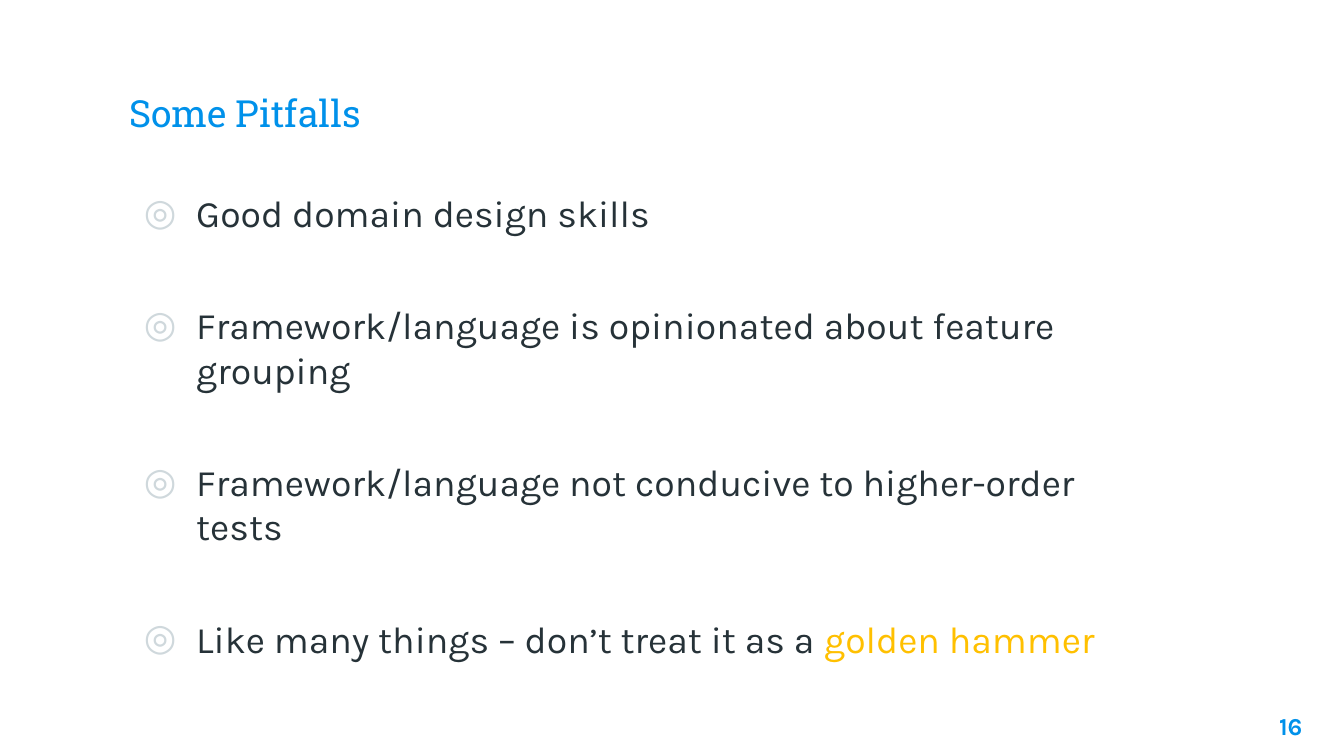
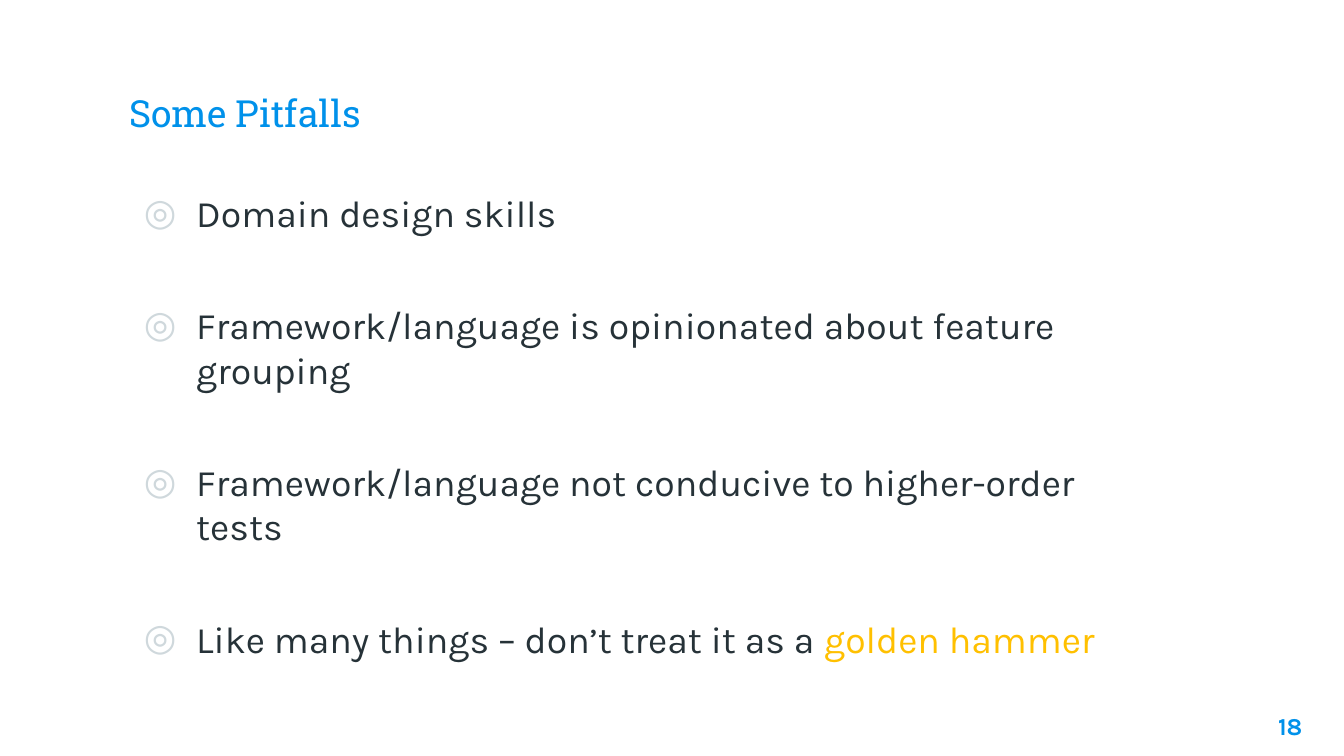
Before and after one commit to benjaminsampica/techtalks, a slide deck: slide 18 of VerticalSliceArchitecture/Vertical Slice Architecture.pptx (slide 16 before the commit). Drawn at 1344x756 pixels with LibreOffice and Linux fonts; fonts in the diff are those of the drawing; background and template pictures are left out. Boxes give left, top, right and bottom in pixels: in the first picture for what was removed or moved away, otherwise in the second. Text is boxed around its words. In the diff, an @@ line names an element or a change of style, - is before the commit and + after.

```diff
--- a/VerticalSliceArchitecture/Vertical Slice Architecture.pptx
+++ b/VerticalSliceArchitecture/Vertical Slice Architecture.pptx
@@ text at <box>196,201,556,236</box>: text changed @@
-◎ Good domain design skills
+◎ Domain design skills
@@ page number at <box>1278,719,1302,736</box>: text changed @@
-16
+18
```
Also in this commit, not shown: 7 other slides changed, 4 slides added, 3 other files.
